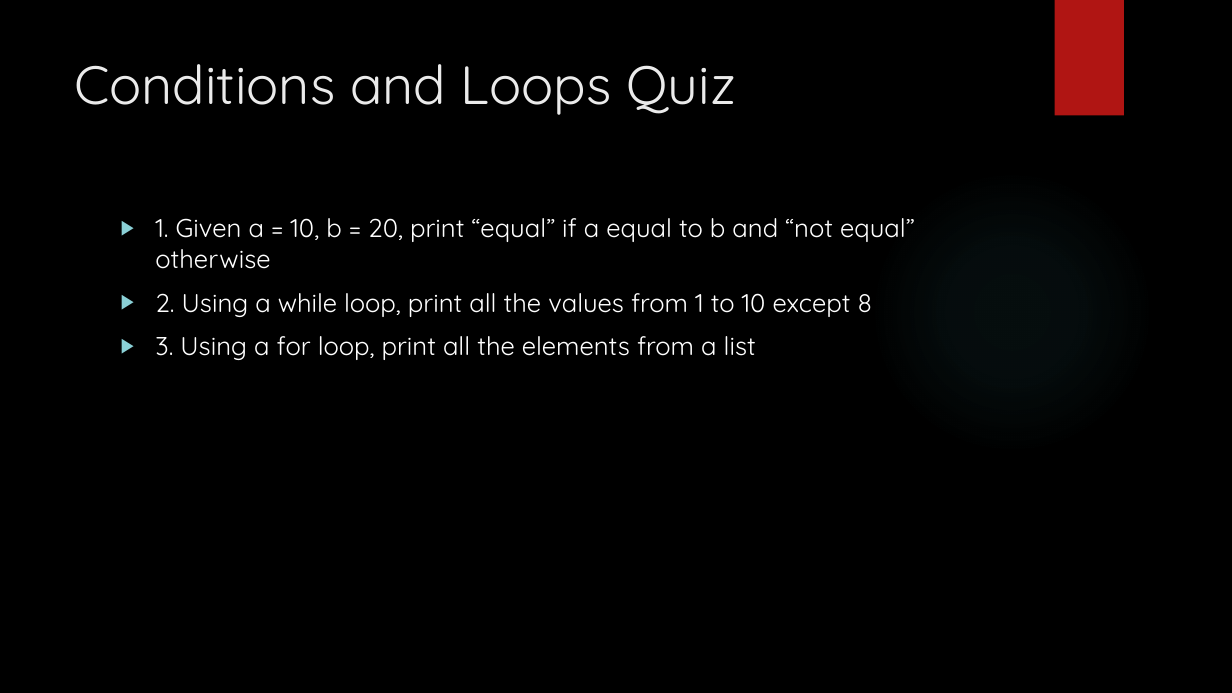
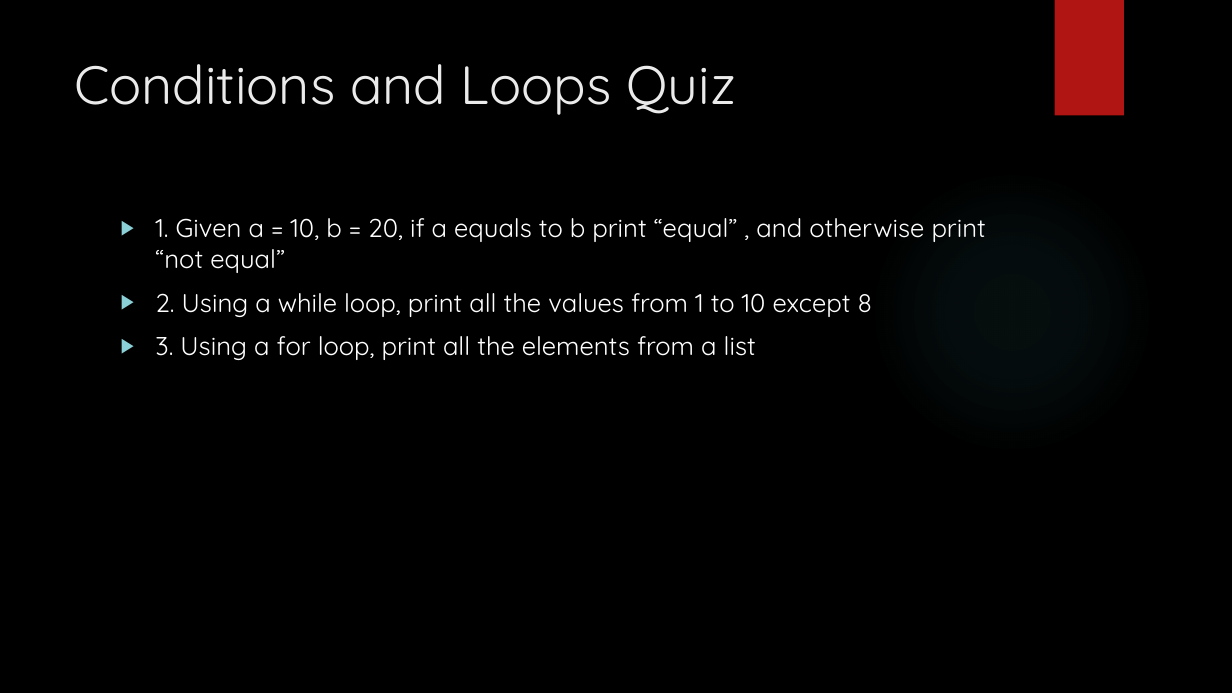
Before and after one commit to siddbose97/pythonWorkshop, a slide deck: slide 63 of pythonpresentation.pptx. Drawn at 1232x693 pixels with LibreOffice and Linux fonts; fonts in the diff are those of the drawing; background and template pictures are left out. Boxes give left, top, right and bottom in pixels: in the first picture for what was removed or moved away, otherwise in the second. Text is boxed around its words. In the diff, an @@ line names an element or a change of style, - is before the commit and + after.

```diff
--- a/pythonpresentation.pptx
+++ b/pythonpresentation.pptx
@@ text at [155, 218, 986, 273]: text changed @@
-▶ 1. Given a = 10, b = 20, print “equal” if a equal to b and “not equal” otherwise
+▶ 1. Given a = 10, b = 20, if a equals to b print “equal” , and otherwise print “not equal”
```
Also in this commit, not shown: 14 other slides changed, 4 other files.
